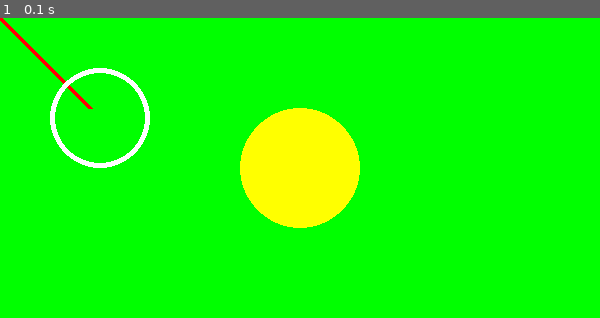
Above: before the commit, frame 1.
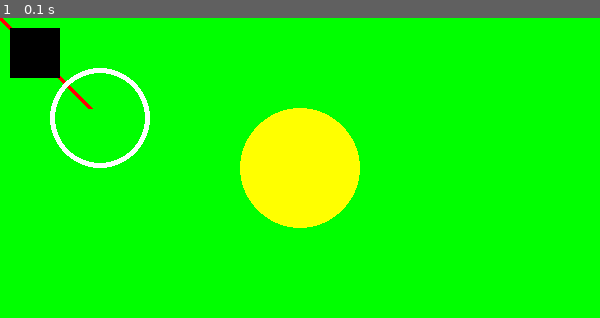
Above: after the commit, the same moment.

Repository: ebunderwood-1980/Pygame_Tutorial
Game: pygame game, started from main.py
The game is run twice, just before and just after one commit, with the same random seed, the same clock (stepped at 60 frames per second) and the same inputs.
Inputs:
- Up to frame 1 (0.1 s): no input

The runs differ from the first frame. In frame 1, 1.4% of the frame differs, in the area x 1-10%, y 3-20%.

Commit message:
Blitting Text and Images

Diff:
--- /dev/null
+++ b/blitting_images.py
@@ -0,0 +1,43 @@
+import pygame
+
+# Initialize Pygame
+pygame.init()
+
+# Create a display surface
+WINDOW_WIDTH = 800
+WINDOW_HEIGHT = 600
+BLACK = (0, 0, 0)
+WHITE = (255, 255, 255)
+display_surface = pygame.display.set_mode((WINDOW_WIDTH, WINDOW_HEIGHT))
+pygame.display.set_caption("Blitting Images!")
+display_surface.fill(BLACK)
+
+# Create Images - returns a surface object with image drawn on it.
+# We can then get the rect of the object and place the rect on the surface
+dragon_left_image = pygame.image.load("dragon_left.png")
+dragon_left_rect = dragon_left_image.get_rect()
+dragon_left_rect.topleft = (0, 0)
+
+dragon_right_image = pygame.image.load("dragon_right.png")
+dragon_right_rect = dragon_right_image.get_rect()
+dragon_right_rect.topright = (WINDOW_WIDTH, 0)
+
+# Draw a white line under each dragon
+pygame.draw.line(display_surface, WHITE, (0, 75), (WINDOW_WIDTH, 75), 4)
+
+# Main Game Loop
+running = True
+while running:
+    for event in pygame.event.get():
+        if event.type == pygame.QUIT:
+            running = False
+
+    # Blit (copy) a surface object at the given coordinates to our display
+    display_surface.blit(dragon_left_image, dragon_left_rect)
+    display_surface.blit(dragon_right_image, dragon_right_rect)
+
+    # Update the display
+    pygame.display.update()
+
+# End the game
+pygame.quit()
--- /dev/null
+++ b/blitting_text.py
@@ -0,0 +1,50 @@
+import pygame
+
+# Initialize Pygame
+pygame.init()
+
+# Create a display surface
+WINDOW_HEIGHT = 600
+WINDOW_WIDTH = 800
+display_surface = pygame.display.set_mode((WINDOW_WIDTH, WINDOW_HEIGHT))
+pygame.display.set_caption( "Blitting Text" )
+
+# Define Colors
+GREEN = (0, 255, 0)
+DARK_GREEN = (10, 50, 10)
+BLACK = (0, 0, 0)
+
+# See all available System Fonts
+fonts = pygame.font.get_fonts()
+for font in fonts:
+    print(font)
+
+# Define Fonts
+system_font = pygame.font.SysFont('calibri', 64)
+custom_font = pygame.font.Font('AttackGraffiti.ttf', 32)
+
+# Define Text
+system_text = system_font.render("Dragons Rule", True, GREEN, DARK_GREEN)
+system_text_rect = system_text.get_rect()
+system_text_rect.center = (WINDOW_WIDTH//2, WINDOW_HEIGHT//2)
+
+custom_text = custom_font.render("Move the dragon soon", True, GREEN)
+custom_text_rect = custom_text.get_rect()
+custom_text_rect.center = (WINDOW_WIDTH//2, WINDOW_HEIGHT//2 + 100)
+
+# Main game loop
+running = True
+while running:
+    for event in pygame.event.get():
+        if event.type == pygame.QUIT:
+            running = False
+
+    # Blit (copy) to display surface
+    display_surface.blit(system_text, system_text_rect)
+    display_surface.blit(custom_text, custom_text_rect)
+
+    # Update the display
+    pygame.display.update()
+
+# End the game
+pygame.quit()
--- a/main.py
+++ b/main.py
@@ -25,9 +25,13 @@
 #Draw various shapes on the display surface
 #Line(surface, color, starting point, ending point, thickness)
 pygame.draw.line(display_surface, RED, (0,0), (90, 90), 5)
+
 #Circle(surface, color, center, radius, thickness 0 for fill)
 pygame.draw.circle(display_surface, YELLOW, (WIDTH//2, HEIGHT//2), 60, 0)  #Filled circle
 pygame.draw.circle(display_surface, WHITE, (100, 100), 50, 5)  #Circle with 5pt. white line
+
+#Rectangle(surface, color, top lef x, top left y, width, height)
+pygame.draw.rect(display_surface, BLACK, (10, 10, 50, 50))
 
 #Main game loop
 running = True
Binary file added: AttackGraffiti.ttf
Binary file added: dragon_left.png
Binary file added: dragon_right.png
